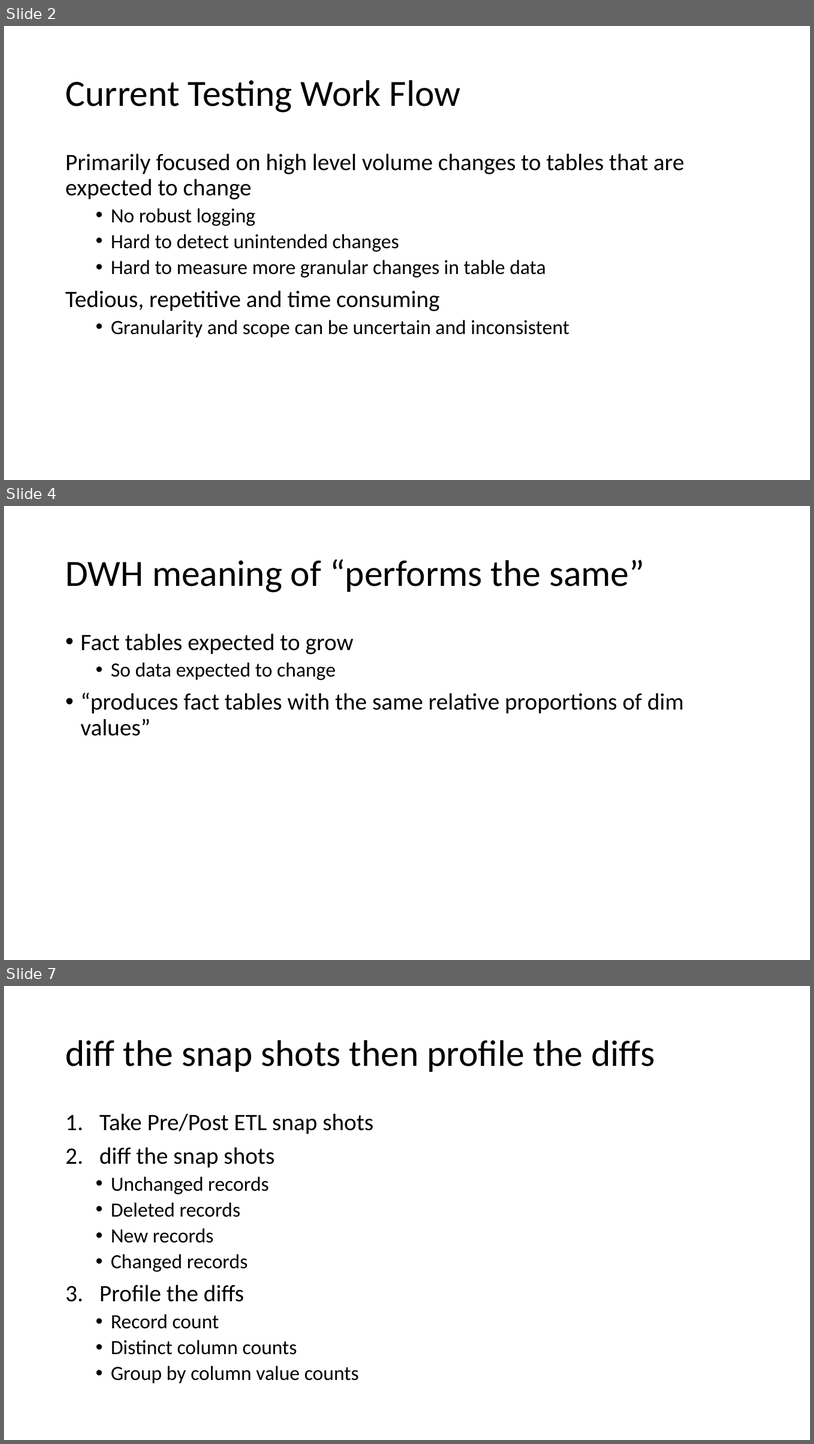
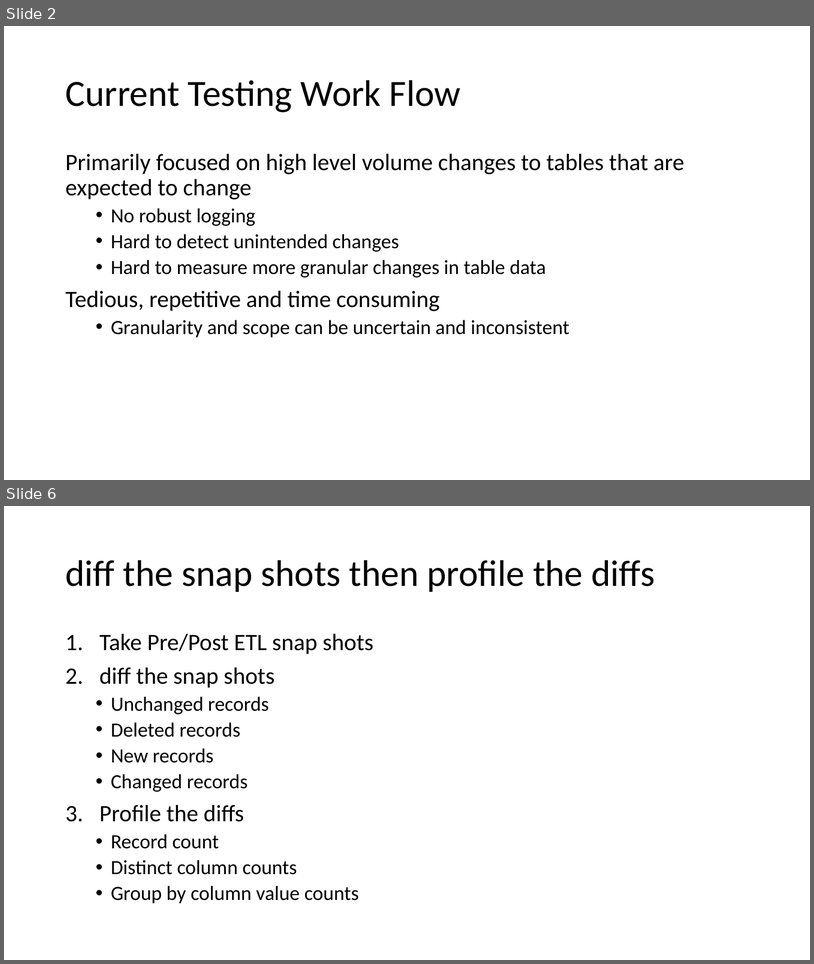
Before and after one commit to VCHDecisionSupport/MsSqlAutoTest, a slide deck: Documentation/AutoTest DevsPresentation.pptx. Shown one above the other, each under a label of ours: slides 2, 4 and 7 before the commit, slides 2 and 6 after it; the slides between them are not shown. The pictures are 814x1444 and 814x964 pixels, drawn with LibreOffice and Linux fonts; fonts in the diff are those of the drawing. Boxes give left, top, right and bottom in pixels: in the first picture for what was removed or moved away, otherwise in the second. Text is boxed around its words. In the diff, an @@ line names an element or a change of style, - is before the commit and + after.

```diff
--- a/Documentation/AutoTest DevsPresentation.pptx
+++ b/Documentation/AutoTest DevsPresentation.pptx
@@ slide 4 removed at [4,506,810,960], background #FFFFFF @@
@@ title removed at [65,559,645,592] @@
-DWH meaning of “performs the same”
@@ text removed at [81,633,684,736] @@
-• Fact tables expected to grow
-  • So data expected to change
-• “produces fact tables with the same relative proportions of dim values”
@@ what was slide 7 is now slide 6 @@
```
Also in this commit, not shown: 3 slides changed, 1 other slide removed, 7 other files.
